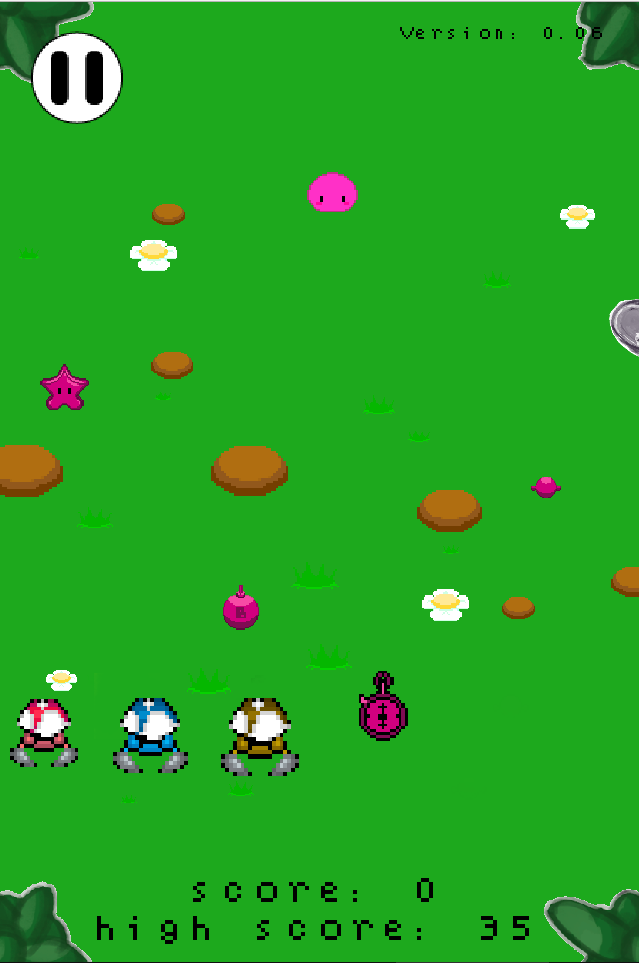
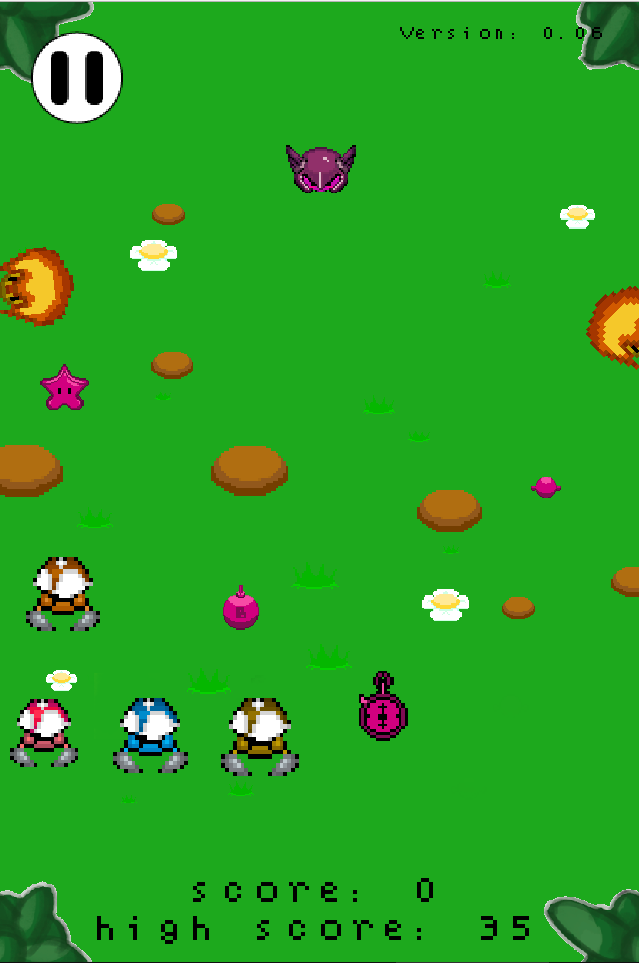
Before/after of a 639 x 963 layered artwork. What changed in the layer stack:
added layer "Pixel-Concept_Enemy_Orange" above "PixelConcept_Enemy_Flaming copy" over [26, 557, 100, 631]
added layer "Player_Armored_New" above "PixelConcept_Enemy_Flaming copy 2" over [286, 145, 356, 193]
added layer "PixelConcept_Enemy_Flaming copy 2" above "PixelConcept_Enemy_Flaming" over [0, 247, 74, 327]
added layer "PixelConcept_Enemy_Flaming" (1st of 3) above "PixelConcept_Enemy_Flaming" over [586, 286, 639, 370]
hid "Player_NoArmor" over [307, 172, 358, 212]
